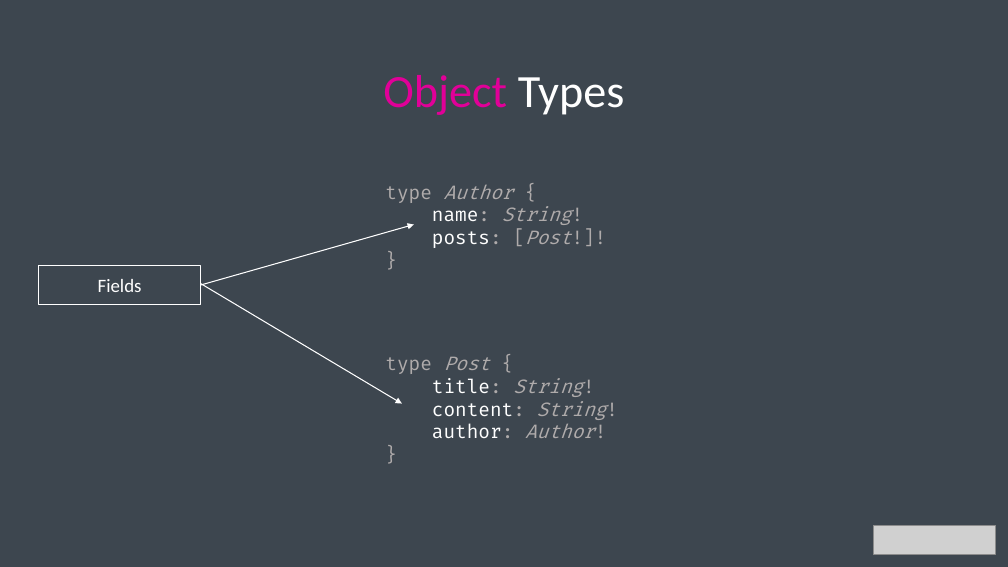
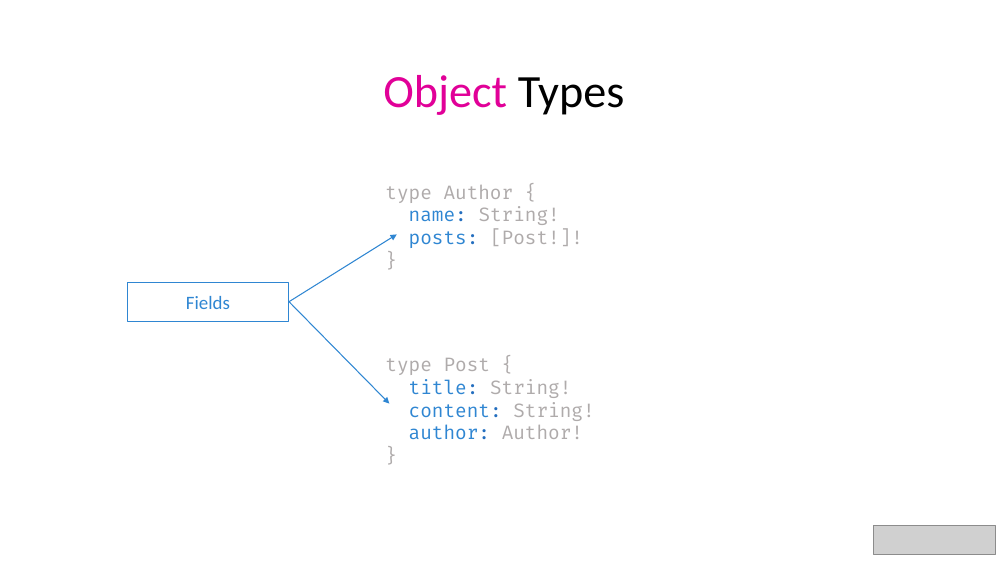
Before and after one commit to bytePassion/GraphQL-Talk, a slide deck: slide 27 of slides/GraphqlSlides.pptx. Drawn at 1008x567 pixels with LibreOffice and Linux fonts; fonts in the diff are those of the drawing; grey boxes stand for pictures. Boxes give left, top, right and bottom in pixels: in the first picture for what was removed or moved away, otherwise in the second. Text is boxed around its words. In the diff, an @@ line names an element or a change of style, - is before the commit and + after.

Commit message:
switch to light theme for slides

```diff
--- a/slides/GraphqlSlides.pptx
+++ b/slides/GraphqlSlides.pptx
@@ background #3D464F to #FFFFFF @@
@@ text "Object Types" at (x1=383, y1=75, x2=625, y2=115): text colour #FFFFFF to #000000 in "Types" @@
@@ text at (x1=385, y1=185, x2=583, y2=248): italic off in "Author", "String!", "[Post!]!"; text colour #FFFFFF to #2F86D2, text colour #AFABAB to #236EBF in "name:", "posts:" @@
@@ arrow moved from (200, 285) - (414, 225) to (208, 225) - (414, 225) @@
@@ arrow added from (289, 302) to (397, 234), #2F86D2 1 pt @@
@@ rectangle added at (x1=127, y1=282, x2=289, y2=321), outline #2F86D2 1 pt, 18 pt, text #2F86D2 @@
+Fields
@@ arrow added from (289, 302) to (389, 404), #2F86D2 1 pt @@
@@ text at (x1=385, y1=358, x2=594, y2=439): italic off in "Post", "String!", "String!", "Author!"; text colour #FFFFFF to #2F86D2, text colour #AFABAB to #236EBF in "title:", "content:", "author:" @@
```
Also in this commit, not shown: 54 other slides changed, 3 slides removed.
